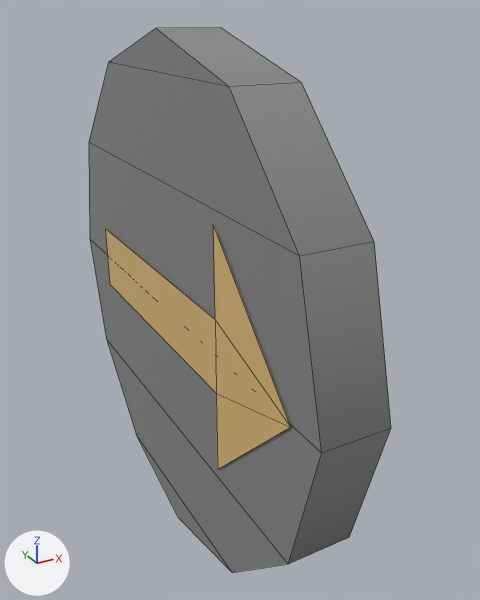
The FBX model roulette.Unity/Assets/Art/Shop/ShopSeparated/shop_button2.fbx, before and after one commit.
Rendered twice from a camera (50 mm lens) standing at (-0.0468, -0.1019, 0.0503) and looking at (0.0072, -0.0037, 0.0011). The lights are fixed; the arrows at lower left show +X, +Y and +Z. The picture after the commit comes second. Mesh edges are drawn as thin lines.

The first picture shows 'shop_button2'.
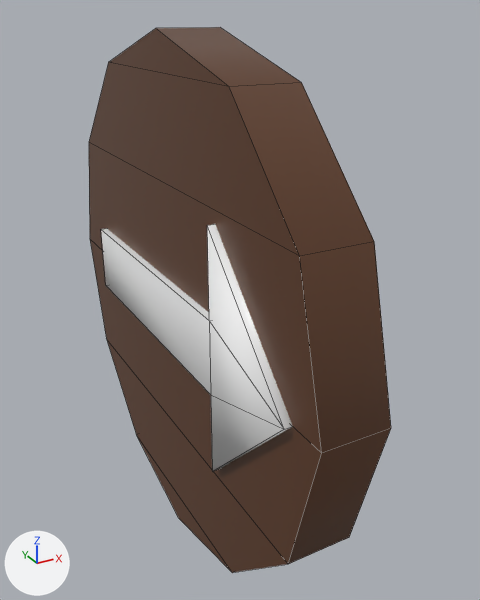
What changed in the scene script:
```text
Add img_shop_diff_png:
    img_shop_diff_png = load_image('shop_diff.png', 'shop_diff.png', 512, 512, 'sRGB')
Change mat_gray_dark2_neutral:
    remove mat_gray_dark2_neutral.base_color = (0.25, 0.25, 0.25)  # grey #898989
    add mat_gray_dark2_neutral.texture = img_shop_diff_png
Change me_shop_button2:
    used by ob_shop_button2; location = (0.0, 0.0, 0.0)
    remove me_shop_button2.from_pydata(...)  # 31 vertices, 22 faces; spans x -0.0057..0.0057, y -0.0474..0.0474, z -0.0474..0.0474
    add me_shop_button2.from_pydata(...)  # 38 vertices, 33 faces; spans x -0.0067..0.0057, y -0.0474..0.0474, z -0.0474..0.0474
    me_shop_button2 part 1
    7 vertices in x -0.0057, y -0.0409..0.0333, z -0.0217..0.0217 move by (-0.001, 0.0, 0.0)
    7 new vertices lie (0.0045, 0.0, 0.0) away from vertices in x -0.0057, y -0.0409..0.0333, z -0.0217..0.0217
    11 new faces join them
    me_shop_button2 part 2: 4 faces spanning x -0.0067, y -0.0409..0.0333, z -0.0217..0.0217 switch from mat_gold4 (beige #e1bd7a) to mat_gray_dark2_neutral (picture img_shop_diff_png)
```

Pixel boxes [x1, y1, x2, y2] of what changed, in the pictures (480 x 600 px):
'shop_button2', surface changed, reshaped (grey to brown): [89, 27, 391, 573] in both
part 1 of me_shop_button2, built on: after [101, 224, 293, 471]
part 2 of me_shop_button2, recoloured: before [106, 224, 291, 469]; after [101, 226, 284, 471]
